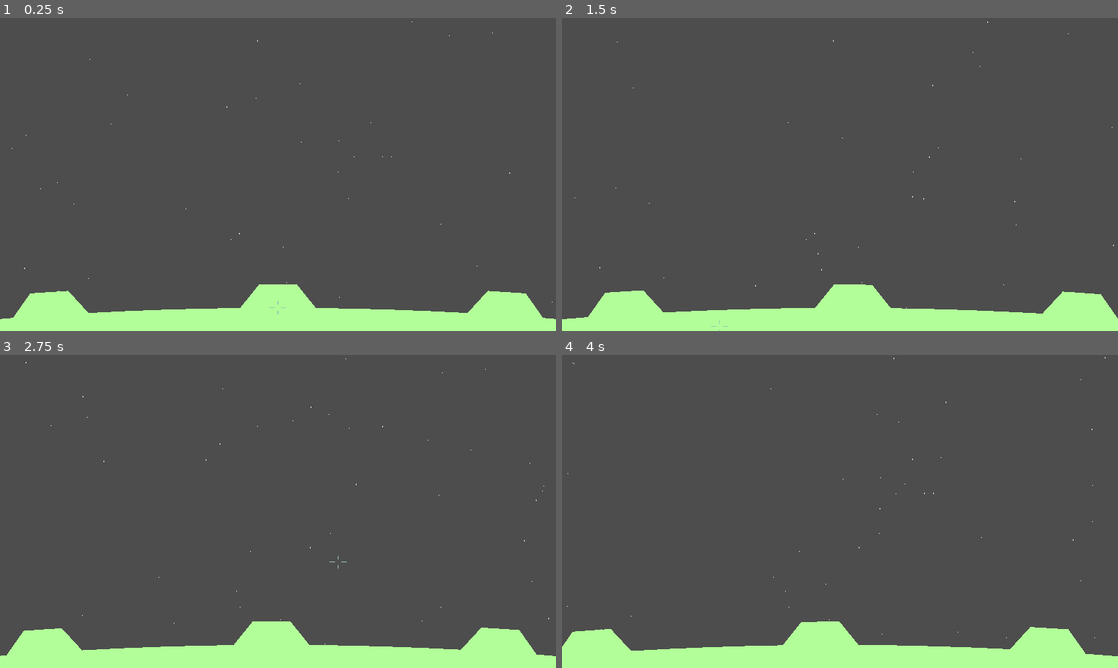
Above: before the commit, frames 1-4 (two rows, left to right).
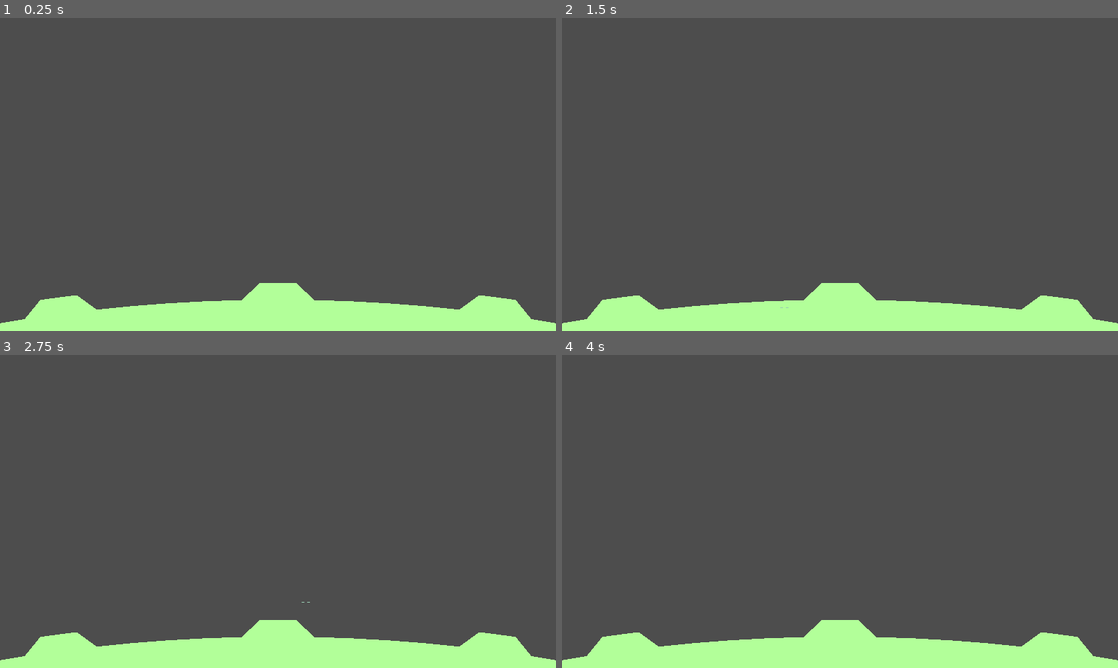
Above: after the commit, the same moments.

Repository: tartley/missile-commander
Game: Godot game, scene res://main.tscn
The game is run twice, just before and just after one commit, with the same random seed, the same clock (stepped at 60 frames per second) and the same inputs. Before the commit the project starts from res://root.tscn.
Inputs (mouse positions are in pixels of both pictures, inside the frame that each line leads up to):
- Up to frame 1 (0.25 s): no input
- Up to frame 2 (1.5 s): tap Enter at 0.5 s; move the mouse to (962, 158) at 0.52 s; tap Space at 1.25 s; move the mouse to (728, 190) at 1.27 s
- Up to frame 3 (2.75 s): tap Enter at 2 s; move the mouse to (333, 442) at 2.02 s
- Up to frame 4 (4 s): tap Space at 2.75 s; move the mouse to (812, 574) at 2.77 s; tap Enter at 3.5 s; move the mouse to (1006, 558) at 3.52 s

The runs differ from the first frame. In frame 1, 2.0% of the frame differs, in the area x 0-100%, y 1-98%; in frame 2, 2.2%; in frame 3, 2.0%; in frame 4, 2.5%, in the area x 0-100%, y 0-98%.

Commit message:
Many changes
Have begun a major re-ord after reading some GDScript
documentation.

Diff:
--- a/camera.gd
+++ b/camera.gd
@@ -1,6 +1,15 @@
+@tool
 extends Camera2D
 
-func _process(delta):
-    var mouse := get_node("/root/game/mouse")
-    position.x = mouse.position.x / 10
-    rotation = mouse.position.x / -150000
+func _process(_delta):
+    if Engine.is_editor_hint():
+        # TODO draw extents
+        pass
+    else:
+        # TODO pan left/right
+        position.x = 0
+        # TODO pan up/down
+        position.y = %Ground.RADIUS + get_viewport_rect().size.y * 0.8
+        # TODO rotate as we pan
+        #rotation = %mouse.position.x / 1500
+        zoom = Vector2(0.5, 0.5)
--- a/ground.gd
+++ b/ground.gd
@@ -3,71 +3,97 @@
 The shape we draw determines the positions of the bases and cities,
 which will ask us where they should be located.
 '''
+@tool
 extends Node2D
 
 # Define the pizza-sliced planet segment
-const RADIUS := 12000
-const ANGLE := PI / 16
-const HILL_HEIGHT := RADIUS / 150.0
+const RADIUS := 23000.0
+const ALPHA := PI / 16.0 # Half angle subtended by planet segment, radians
+const HILL_HEIGHT := RADIUS / 100.0
 const COLOR := Color(0.1, 0.5, 0.2)
 
-func cartesian_from_polar(polar) -> Vector2:
-    return Vector2(
-        polar[1] * cos(polar[0]),
-        polar[1] * sin(polar[0]),
-    )
+var verts : Array[Vector2]
+var edges : Array[Vector2] = []
+var cities : Array[Vector2] = []
+var bases : Array[Vector2] = []
 
-func cartesian_from_polars(polars:Array, offset:Vector2=Vector2(0, 0)) -> Array:
-    var xys := []
-    for p:Array in polars:
-        xys.append([cartesian_from_polar([p[0][0], p[0][1]]) + offset, p[1]])
-    return xys
+func create_annotated_polars(annotated_polars:Array, segment_angle:float, radius:float) -> Array:
+    var retval: Array = []
+    var annotation: String
+    var vector: Vector2
+    for p in annotated_polars:
+        vector = Vector2(
+            PI / 2.0 + p[0] * segment_angle,
+            p[1] + radius
+        )
+        if len(p) == 2:
+            annotation = ""
+        elif len(p) == 3:
+            annotation = p[2]
+        else:
+            const msg := "create_annotated_polars: len(item)=%s not in [2, 3], (%s)"
+            assert(false, msg % [len(p), p])
+        retval.append([vector, annotation])
+    return retval
 
-func _draw():
+func _ready():
     # Shape of ground in annotated polar co-ordinates, ((angle, radius), feature).
     # Where angle=0 is straight up, and radius is relative to ground level.
     # Hence radius=0 actually represents a radius of RADIUS.
     # and 'feature' is a string indicating the point is the location of
     # an in-game feature. These aren't used as yet.
 
-    # Approximate the curved surface with straight segments/
-    # Changing this
-    const SEGMENT_COUNT := 72
-    const SEGMENT_ANGLE := ANGLE / SEGMENT_COUNT
-    var polars := [
-        [[-36, -60], ""],
-        [[-36, 0], ""],
-        [[-32, 0], ""],
-        [[-28, 0], ""],
-        [[-26, HILL_HEIGHT], ""],
-        [[-24, HILL_HEIGHT], "base"],
-        [[-22, HILL_HEIGHT], ""],
-        [[-20, 0], ""],
-        [[-16, 0], "city"],
-        [[-12, 0], "city"],
-        [[-8, 0], "city"],
-        [[-4, 0], ""],
-        [[-2, HILL_HEIGHT], ""],
-        [[0, HILL_HEIGHT], "base"],
-        [[2, HILL_HEIGHT], ""],
-        [[4, 0], ""],
-        [[8, 0], "city"],
-        [[12, 0], "city"],
-        [[16, 0], "city"],
-        [[20, 0], ""],
-        [[22, HILL_HEIGHT], ""],
-        [[24, HILL_HEIGHT], "base"],
-        [[26, HILL_HEIGHT], ""],
-        [[28, 0], ""],
-        [[32, 0], ""],
-        [[36, 0], ""],
-        [[36, -60], ""],
-    ]
-    for p in polars:
-        p[0][0] = p[0][0] * SEGMENT_ANGLE + PI / 2
-        p[0][1] = p[0][1] + RADIUS
-    var verts_annotated := cartesian_from_polars(polars, Vector2(0, -RADIUS))
-    var verts: Array[Vector2] = []
-    for v in verts_annotated:
-        verts.append(v[0])
+    # Approximate the curved surface with straight segments.
+    # Expressed as [angle-relative-to-up, height-above-ground-level, feature]
+    const SEGMENT_ANGLE := ALPHA / 36
+    var polars := create_annotated_polars(
+        [
+            [-36, -RADIUS],
+            [-36, 0, "edge"],
+            [-32, 0],
+            [-28, 0],
+            [-26, HILL_HEIGHT],
+            [-24, HILL_HEIGHT, "base"],
+            [-22, HILL_HEIGHT],
+            [-20, 0],
+            [-16, 0, "city"],
+            [-12, 0, "city"],
+            [-8, 0, "city"],
+            [-4, 0],
+            [-2, HILL_HEIGHT],
+            [0, HILL_HEIGHT, "base"],
+            [2, HILL_HEIGHT],
+            [4, 0],
+            [8, 0, "city"],
+            [12, 0, "city"],
+            [16, 0, "city"],
+            [20, 0],
+            [22, HILL_HEIGHT],
+            [24, HILL_HEIGHT, "base"],
+            [26, HILL_HEIGHT],
+            [28, 0],
+            [32, 0],
+            [36, 0, "edge"],
+            [36, -RADIUS],
+        ],
+        SEGMENT_ANGLE, RADIUS
+    )
+    var verts_annotated := Polar.cartesian_from_polars(polars)
+
+    # Extract from the annotated verts array an array of regular vector2
+    # and the locations of the named features.
+    for va in verts_annotated:
+        verts.append(va[0])
+        var collection:Array
+        if va[1] == "edge":
+            collection = edges
+        elif va[1] == "city":
+            collection = cities
+        elif va[1] == "base":
+            collection = bases
+        elif va[1]:
+            assert(false, "Unrecognized vertex annotation '%s'" % va[1])
+        collection.append(va[0])
+
+func _draw():
     draw_colored_polygon(verts, Color(.7, 1, .6))
--- /dev/null
+++ b/main.tscn
@@ -0,0 +1,31 @@
+[gd_scene load_steps=6 format=3 uid="uid://dvl60w5q1oghk"]
+
+[ext_resource type="Script" path="res://camera.gd" id="1_2ff6t"]
+[ext_resource type="Script" path="res://ground.gd" id="2_j6ko4"]
+[ext_resource type="Script" path="res://mouse.gd" id="3_xy2w8"]
+[ext_resource type="Script" path="res://sky.gd" id="4_neypf"]
+[ext_resource type="Script" path="res://polar.gd" id="5_6n56b"]
+
+[node name="Main" type="Node2D"]
+scale = Vector2(1, -1)
+
+[node name="Camera" type="Camera2D" parent="."]
+position = Vector2(0, 12000)
+ignore_rotation = false
+script = ExtResource("1_2ff6t")
+
+[node name="World" type="Node2D" parent="."]
+
+[node name="Ground" type="Node2D" parent="World"]
+unique_name_in_owner = true
+script = ExtResource("2_j6ko4")
+
+[node name="Mouse" type="Node2D" parent="World"]
+unique_name_in_owner = true
+script = ExtResource("3_xy2w8")
+
+[node name="Sky" type="Node2D" parent="World"]
+script = ExtResource("4_neypf")
+
+[node name="Polar" type="Node" parent="."]
+script = ExtResource("5_6n56b")
--- a/mouse.gd
+++ b/mouse.gd
@@ -1,28 +1,41 @@
 extends Node2D
+
+# mouse can move around in these world co-ordinates
+var _world_polar: Vector2 # Mouse position, as (angle from up in radians, height above planet surface)
+var extent_polar: Rect2
+
+var world_polar: Vector2:
+    get:
+        return _world_polar
+    set(value):
+        _world_polar = value
+        position = Vector2(_world_polar.x, _world_polar.y + %Ground.RADIUS)
+
+func _ready():
+    extent_polar = Rect2(-%Ground.ALPHA, 0, %Ground.ALPHA * 2.0, get_viewport_rect().size.y)
 
 func _notification(what):
     match what:
         MainLoop.NOTIFICATION_APPLICATION_FOCUS_IN:
             Input.mouse_mode = Input.MOUSE_MODE_CAPTURED
-            position.x = 0
-            position.y = 500
+            world_polar = extent_polar.get_center()
         MainLoop.NOTIFICATION_APPLICATION_FOCUS_OUT:
             Input.mouse_mode = Input.MOUSE_MODE_VISIBLE
 
 func _input(event: InputEvent):
     if event is InputEventMouseMotion:
-        position.x += event.relative[0] * 1.2
-        position.y -= event.relative[1] * 1.2
+        world_polar.x += event.relative[0]
+        world_polar.y -= event.relative[1]
 
 func _draw():
     var verts: Array[Vector2] = [
-        Vector2(-30, 0),
-        Vector2(-10, 0),
-        Vector2(10, 0),
-        Vector2(30, 0),
-        Vector2(0, -22),
-        Vector2(0, -10),
-        Vector2(0, 10),
-        Vector2(0, 22),
+        Vector2(-60, 0),
+        Vector2(-20, 0),
+        Vector2(20, 0),
+        Vector2(60, 0),
+        Vector2(0, -44),
+        Vector2(0, -20),
+        Vector2(0, 20),
+        Vector2(0, 44),
     ]
-    draw_multiline(verts, Color(.6, .8, .7), 3.0)
+    draw_multiline(verts, Color(.6, .8, .7), 8.0)
--- /dev/null
+++ b/polar.gd
@@ -0,0 +1,13 @@
+class_name Polar extends Node
+
+static func cartesian_from_polar(polar) -> Vector2:
+    return Vector2(
+        polar[1] * cos(polar[0]),
+        polar[1] * sin(polar[0]),
+    )
+
+static func cartesian_from_polars(polars:Array) -> Array:
+    var xys := []
+    for p:Array in polars:
+        xys.append([cartesian_from_polar([p[0][0], p[0][1]]), p[1]])
+    return xys
--- a/project.godot
+++ b/project.godot
@@ -11,14 +11,14 @@
 [application]
 
 config/name="Missile Command"
-run/main_scene="res://root.tscn"
+run/main_scene="res://main.tscn"
 config/features=PackedStringArray("4.2", "Forward Plus")
 config/icon="res://icon.svg"
 
 [display]
 
-window/size/viewport_width=1920
-window/size/viewport_height=1080
+window/size/viewport_width=3840
+window/size/viewport_height=2160
 window/size/mode=3
 window/size/initial_position_type=2
 window/size/initial_screen=2
--- a/root.tscn
+++ /dev/null
@@ -1,23 +0,0 @@
-[gd_scene load_steps=5 format=3 uid="uid://dvl60w5q1oghk"]
-
-[ext_resource type="Script" path="res://camera.gd" id="1_1c2np"]
-[ext_resource type="Script" path="res://ground.gd" id="2_yk50p"]
-[ext_resource type="Script" path="res://mouse.gd" id="3_gxss6"]
-[ext_resource type="Script" path="res://sky.gd" id="4_f4r2w"]
-
-[node name="game" type="Node2D"]
-
-[node name="camera" type="Camera2D" parent="."]
-offset = Vector2(0, 460)
-ignore_rotation = false
-zoom = Vector2(1, -1)
-script = ExtResource("1_1c2np")
-
-[node name="sky" type="Node2D" parent="."]
-script = ExtResource("4_f4r2w")
-
-[node name="ground" type="Node2D" parent="."]
-script = ExtResource("2_yk50p")
-
-[node name="mouse" type="Node2D" parent="."]
-script = ExtResource("3_gxss6")
--- a/sky.gd
+++ b/sky.gd
@@ -2,12 +2,14 @@
 
 func _draw():
     var random = RandomNumberGenerator.new()
-    var verts: Array[Vector2]
+    var verts: Array[Vector2] = []
     var x: int
     var y: int
+    var size:float
     for i in range(100):
         x = random.randi_range(-1000, 1000)
         y = random.randi_range(0, 1000)
+        size = random.randf_range(0.2, 3.0)
         verts.append(Vector2(x, y))
-        verts.append(Vector2(x+1, y))
-    draw_multiline(verts, Color(1, 1, 1), 3.0)
+        verts.append(Vector2(x + size, y))
+    draw_multiline(verts, Color(1, 1, 1), 8.0)
Not shown, changed: README.md
